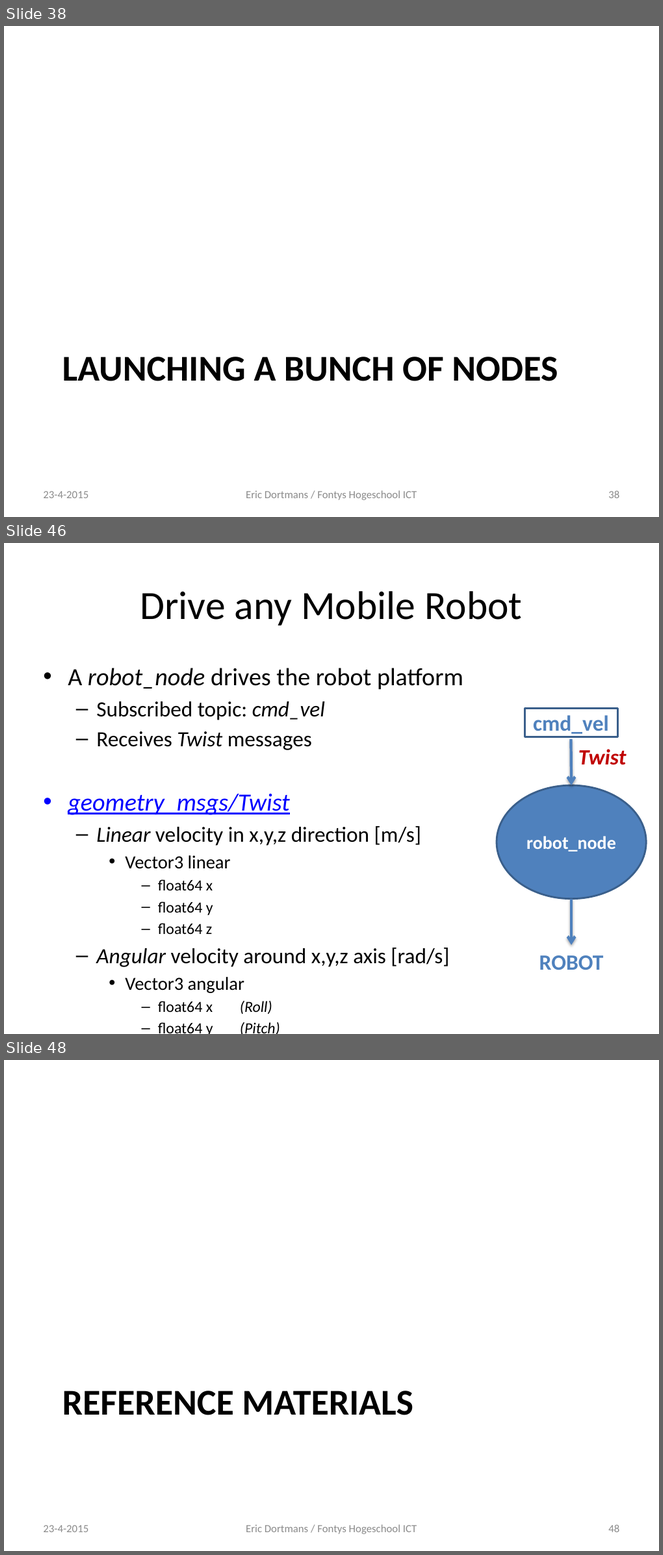
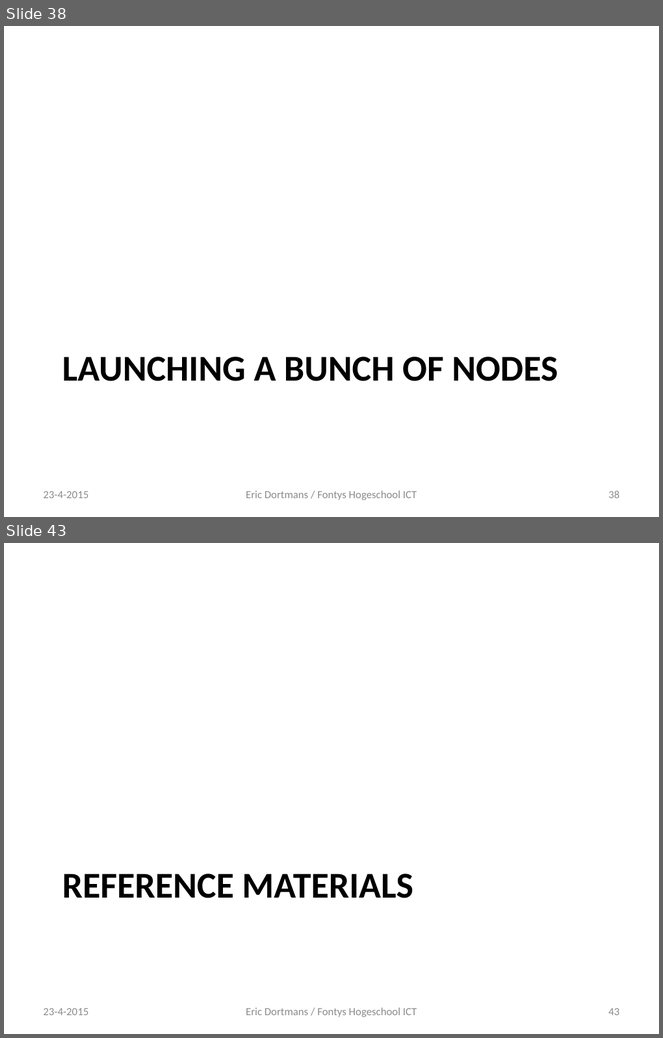
Before and after one commit to dortmans/ros_workshop, a slide deck: deel1.pptx. Shown one above the other, each under a label of ours: slides 38, 46 and 48 before the commit, slides 38 and 43 after it; the slides between them are not shown. The pictures are 663x1555 and 663x1038 pixels, drawn with LibreOffice and Linux fonts; fonts in the diff are those of the drawing. Boxes give left, top, right and bottom in pixels: in the first picture for what was removed or moved away, otherwise in the second. Text is boxed around its words. In the diff, an @@ line names an element or a change of style, - is before the commit and + after.

```diff
--- a/deel1.pptx
+++ b/deel1.pptx
@@ slide 46 removed at [4,543,659,1034], background #FFFFFF @@
@@ title removed at [140,591,522,626] @@
-Drive any Mobile Robot
@@ text removed at [68,668,464,1014] @@
-• A robot_node drives the robot platform
-  – Subscribed topic: cmd_vel
-  – Receives Twist messages
-• geometry_msgs/Twist
-  – Linear velocity in x,y,z direction [m/s]
-    • Vector3 linear
-      – float64 x
-      – float64 y
-      – float64 z
-  – Angular velocity around x,y,z axis [rad/s]
-    • Vector3 angular
-      – float64 x (Roll)
-      – float64 y (Pitch)
-      – float64 z (Yaw)
@@ rectangle removed at [525,708,618,737] @@
@@ text removed at [533,715,609,737] @@
-cmd_vel
@@ arrow removed from (571, 739) to (571, 785) @@
@@ text removed at [579,749,626,765] @@
-Twist
@@ ellipse removed at [497,785,646,899] @@
-robot_node
@@ arrow removed from (571, 899) to (571, 945) @@
@@ text removed at [540,956,604,970] @@
-ROBOT
@@ what was slide 48 is now slide 43 @@
@@ page number at [608,1008,620,1016]: text changed @@
-48
+43
```
Also in this commit, not shown: 11 slides changed, 1 slide added, 5 other slides removed.
